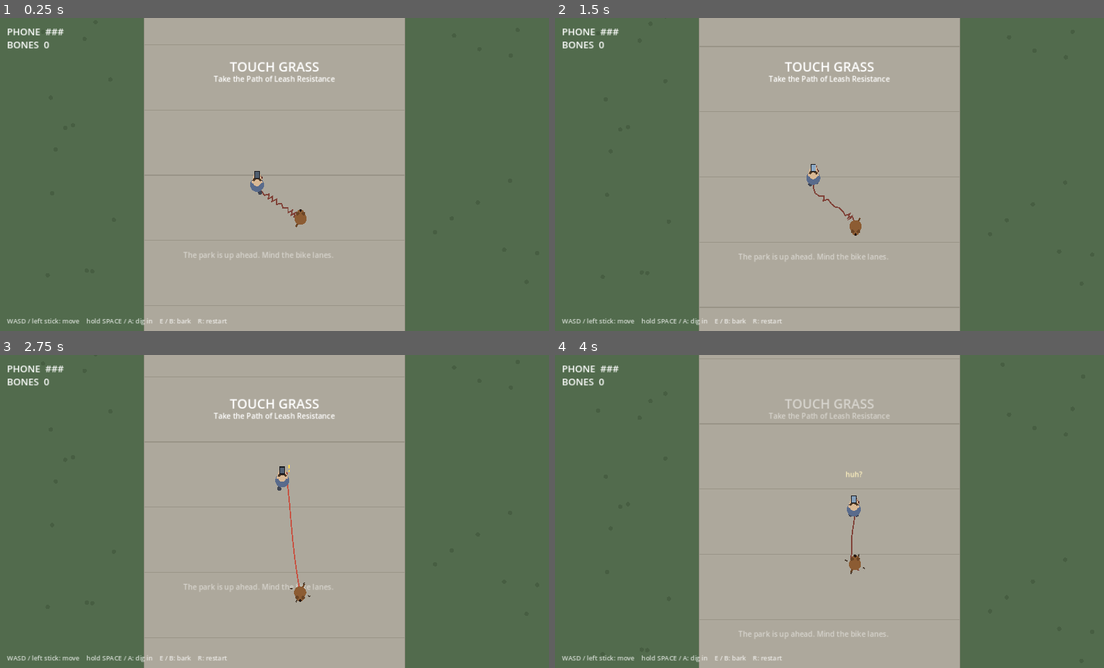
Above: before the commit, frames 1-4 (two rows, left to right).
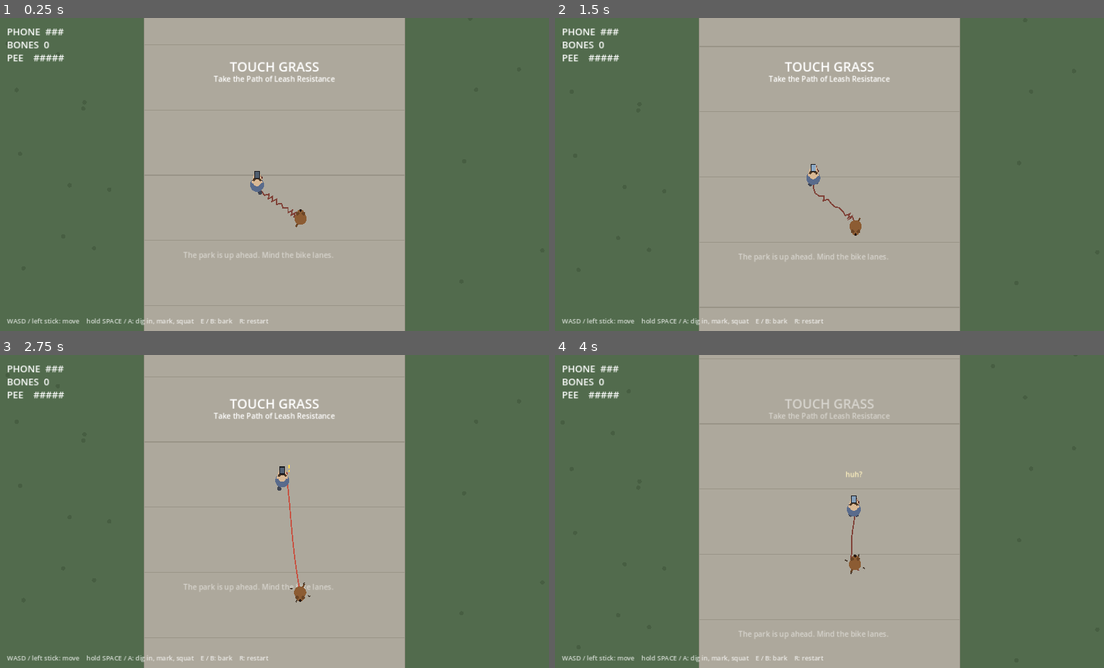
Above: after the commit, the same moments.

Repository: cyanidesayonara/path-of-leash-resistance
Game: Godot game, scene res://main.tscn
The game is run twice, just before and just after one commit, with the same random seed, the same clock (stepped at 60 frames per second) and the same inputs.
Inputs:
- Up to frame 1 (0.25 s): no input
- Up to frame 2 (1.5 s): hold D (move_right) 0.53-1.28 s; hold Space (plant) 0.53-1.28 s; tap E (bark) at 0.6 s; tap Enter at 1.25 s; hold S (move_down) from 1.28 s (still down); tap Space (plant) at 1.35 s
- Up to frame 3 (2.75 s): tap E (bark) at 1.55, 2.1 s; release S (move_down) at 2.03 s; hold D (move_right) from 2.03 s (still down); hold Space (plant) from 2.03 s (still down)
- Up to frame 4 (4 s): release D (move_right) at 2.78 s; release Space (plant) at 2.78 s; hold W (move_up) 2.78-3.53 s; tap Space (plant) at 2.85 s; tap E (bark) at 3.05, 3.6 s; hold A (move_left) from 3.53 s (still down); hold Space (plant) from 3.53 s (still down)

The runs differ from the first frame. In frame 1, 0.2% of the frame differs, in the area x 1-49%, y 11-98%; in frame 2, 0.2%; in frame 3, 0.2%; in frame 4, 0.2%.

Commit message:
whirl v2 with pulley spin-up and bungee release, dogs fall into holes, pee marking and the once-per-walk squat

Diff:
--- a/dog.gd
+++ b/dog.gd
@@ -9,6 +9,9 @@
 var input_active := false
 var dragged := false
 var tumble_t := 0.0
+var hole_cd := 0.0
+var squat_t := 0.0
+var squat_ui := 0.0
 var bark_cd := 0.0
 var bark_anim := 0.0
 var facing := Vector2.UP
@@ -33,6 +36,14 @@
 func tick(delta: float) -> void:
 	bark_cd = maxf(0.0, bark_cd - delta)
 	bark_anim = maxf(0.0, bark_anim - delta)
+	hole_cd = maxf(0.0, hole_cd - delta)
+	if squat_t > 0.0:
+		# answering nature's call: immobile and braced, come what may
+		squat_t -= delta
+		planted = true
+		input_active = false
+		velocity = Vector2.ZERO
+		return
 	if tumble_t > 0.0:
 		tumble_t -= delta
 		planted = false
@@ -74,6 +85,26 @@
 	main.float_text(global_position, "yipe!", Color(1, 0.8, 0.6))
 
 
+func fall_in(center: Vector2) -> void:
+	# open holes are open holes, dogs included
+	if tumble_t > 0.0 or hole_cd > 0.0:
+		return
+	tumble_t = 1.1
+	hole_cd = 2.6
+	global_position = center
+	velocity = Vector2.ZERO
+	main.float_text(center, "oof", Color(1, 0.85, 0.6))
+
+
+func forced_squat(duration: float) -> void:
+	squat_t = duration
+	velocity = Vector2.ZERO
+
+
+func is_tumbling() -> bool:
+	return tumble_t > 0.0
+
+
 func _process(_delta: float) -> void:
 	queue_redraw()
 
@@ -100,3 +131,8 @@
 	if bark_anim > 0.0:
 		var r := (0.35 - bark_anim) / 0.35
 		draw_arc(head_pos + facing * 10.0, 10.0 + r * 34.0, 0, TAU, 24, Color(1, 1, 1, 0.7 * (1.0 - r)), 2.0)
+	if squat_ui > 0.0 or squat_t > 0.0:
+		for i in range(3):
+			draw_circle(Vector2(-8 + i * 8, -26), 2.0, Color(1, 1, 1, 0.7))
+		if squat_ui > 0.0:
+			draw_arc(Vector2.ZERO, 20.0, -PI / 2.0, -PI / 2.0 + TAU * clampf(squat_ui, 0.0, 1.0), 20, Color(1, 0.95, 0.7), 3.0)
--- a/human.gd
+++ b/human.gd
@@ -24,6 +24,9 @@
 var whirl_dir := 1.0
 var whirl_omega := 0.0
 var whirl_angle := 0.0
+var whirl_turns := 0.0
+var whirl_unwound := 0.0
+var whirl_pull := 0.0
 var strain := false
 var wobble_seed := 0.0
 var main: Node2D
@@ -98,14 +101,25 @@
 				state = HState.WALK
 				bubble.visible = false
 		HState.WHIRL:
-			# cartoon tetherball: choreographed accelerating orbit around
-			# the pole. The rope honestly unwinds as they go; main.gd calls
-			# release_whirl() when it runs out (or on timeout here).
-			whirl_omega = minf(whirl_omega + 9.0 * delta, 17.0)
-			whirl_angle += whirl_dir * whirl_omega * delta
+			# cartoon tetherball: choreographed accelerating orbit that
+			# runs for exactly as many turns as the rope was wound (the
+			# rope free-slips along underneath). Pulling harder spins it
+			# up faster - the leash as a pulley.
+			whirl_omega = minf(whirl_omega + (5.0 + whirl_pull * 0.012) * delta, 22.0)
+			whirl_pull *= 0.9
+			var step := whirl_dir * whirl_omega * delta
+			whirl_angle += step
+			whirl_unwound += absf(step)
 			global_position = whirl_pole + Vector2.from_angle(whirl_angle) * 30.0
 			velocity = Vector2.from_angle(whirl_angle + whirl_dir * PI / 2.0) * whirl_omega * 30.0
 			rotation += whirl_dir * whirl_omega * 1.4 * delta
+			if whirl_unwound >= whirl_turns:
+				# release aimed at the dog: hold on (up to one extra lap)
+				# until the tangent swings toward them, then let fly
+				var tangent := Vector2.from_angle(whirl_angle + whirl_dir * PI / 2.0)
+				var aim: Vector2 = (main.dog.global_position - global_position).normalized()
+				if tangent.dot(aim) > 0.75 or whirl_unwound > whirl_turns + TAU:
+					release_whirl()
 			if state_t <= 0.0:
 				release_whirl()
 		_:
@@ -259,15 +273,18 @@
 	return state == HState.WHIRL
 
 
-func start_whirl(pole: Vector2, dir: float) -> void:
+func start_whirl(pole: Vector2, dir: float, turns: float) -> void:
 	if state == HState.WHIRL or state == HState.FALLEN:
 		return
 	state = HState.WHIRL
-	state_t = 2.5
+	state_t = 3.5
 	whirl_pole = pole
 	whirl_dir = dir
+	whirl_turns = clampf(turns, 0.5, 4.0) * TAU
+	whirl_unwound = 0.0
+	whirl_pull = 0.0
 	whirl_angle = (global_position - pole).angle()
-	whirl_omega = clampf(velocity.length() / 30.0, 5.0, 12.0)
+	whirl_omega = clampf(velocity.length() / 30.0, 6.0, 14.0)
 	telegraph_t = 0.0
 	_show_bubble("wheee!")
 
@@ -275,13 +292,28 @@
 func release_whirl() -> void:
 	if state != HState.WHIRL:
 		return
+	# fling toward the pulling dog - fast enough and they sail PAST the
+	# dog, whose turn it then is to get yanked along (the bungee)
+	var tangent := Vector2.from_angle(whirl_angle + whirl_dir * PI / 2.0)
+	var to_dog: Vector2 = main.dog.global_position - global_position
+	var aim := to_dog.normalized() if to_dog.length() > 1.0 else tangent
 	state = HState.STUMBLE
-	state_t = 0.7
+	state_t = 1.0
 	rotation = 0.0
 	bubble.visible = false
-	var speed := minf(whirl_omega * 30.0 * 1.35, 620.0)
-	velocity = Vector2.from_angle(whirl_angle + whirl_dir * PI / 2.0) * speed
+	var speed := clampf(whirl_omega * 30.0 * 1.8, 320.0, 900.0)
+	velocity = (tangent * 0.35 + aim * 0.65).normalized() * speed
 	main.float_text(global_position, "AAAA", Color(1, 0.9, 0.6))
+	main.shake_t = maxf(float(main.shake_t), 0.35)
+
+
+func gross_out() -> void:
+	# reaction to the dog answering nature's call: stops to bag it
+	if state in [HState.FALLEN, HState.WHIRL]:
+		return
+	state = HState.STOPPED
+	state_t = 3.0
+	_show_bubble("gotta bag it...")
 
 
 func notify_strain() -> void:
--- a/leash.gd
+++ b/leash.gd
@@ -24,6 +24,9 @@
 var rest_len := 260.0
 var taut := false
 var contacts := 0
+# while > 0 the rope slides freely on poles (no stick): set during a whirl
+# so the choreographed unwind can never be arrested by rope grip
+var free_slip_t := 0.0
 
 
 func setup(d: Node2D, h: Node2D, pole_list: Array[Vector2], max_len: float) -> void:
@@ -41,13 +44,16 @@
 	return human.global_position + Vector2(9, -16).rotated(human.rotation)
 
 
-func tick(_delta: float) -> void:
+func tick(delta: float) -> void:
 	var seg := rest_len / (N - 1)
+	free_slip_t = maxf(0.0, free_slip_t - delta)
 	# stick-slip: grip the pole at low tension (coils hold, winding
 	# accumulates), slide freely when overstretched (rope slips off
 	# instead of sticking to the pole forever)
 	var stretch_ratio := used_length() / maxf(rest_len, 1.0)
 	var slip := clampf(0.15 + (stretch_ratio - 1.0) * 0.8, 0.15, 1.0)
+	if free_slip_t > 0.0:
+		slip = 1.0
 	for i in range(1, N - 1):
 		var vel := (pts[i] - prev[i]) * 0.94
 		prev[i] = pts[i]
--- a/main.gd
+++ b/main.gd
@@ -46,6 +46,15 @@
 var bones := 0
 var streak := 0
 var phone_hp := 3
+var pee := 1.0
+var marks: Array[Vector2] = []
+var mark_progress := 0.0
+var mark_target := Vector2(INF, INF)
+var poop_state := 0  # 0 not yet, 1 urge, 2 done, 3 forced telegraph, 4 forced squat
+var urge_y := -2000.0
+var urge_timer := 0.0
+var squat_progress := 0.0
+var business_spot := Vector2(INF, INF)
 var elapsed := 0.0
 var frozen := false
 var shake_t := 0.0
@@ -53,6 +62,7 @@
 var hud: CanvasLayer
 var phone_label: Label
 var bones_label: Label
+var pee_label: Label
 var msg_label: Label
 var dim: ColorRect
 var font: Font
@@ -124,6 +134,7 @@
 		poles.append(tb)
 	benches = [Vector2(376, -1300), Vector2(904, -2450), Vector2(376, -3850)]
 	cellars = [Rect2(340, -2750, 62, 88), Rect2(878, -750, 62, 82), Rect2(340, -4550, 62, 88)]
+	urge_y = randf_range(-3200.0, -1500.0)
 	manholes = [
 		Vector2(560, -700), Vector2(760, -950), Vector2(480, -1700),
 		Vector2(700, -2100), Vector2(600, -3100), Vector2(820, -3450),
@@ -211,8 +222,9 @@
 	add_child(hud)
 	phone_label = _hud_label(Vector2(24, 16), 22)
 	bones_label = _hud_label(Vector2(24, 46), 22)
+	pee_label = _hud_label(Vector2(24, 76), 22)
 	var hint := _hud_label(Vector2(24, 686), 15)
-	hint.text = "WASD / left stick: move    hold SPACE / A: dig in    E / B: bark    R: restart"
+	hint.text = "WASD / left stick: move    hold SPACE / A: dig in, mark, squat    E / B: bark    R: restart"
 	hint.modulate.a = 0.75
 	var title := _hud_label(Vector2(0, 90), 30)
 	title.size = Vector2(1280, 40)
@@ -250,6 +262,13 @@
 	phone_label.text = "PHONE  " + "#".repeat(phone_hp) + ".".repeat(3 - phone_hp)
 	var streak_txt := "   STREAK x%d" % streak if streak > 1 else ""
 	bones_label.text = "BONES  %d%s" % [bones, streak_txt]
+	var pips := clampi(int(ceil(pee * 5.0)), 0, 5)
+	var pee_txt := "PEE    " + "#".repeat(pips) + ".".repeat(5 - pips)
+	if poop_state == 1:
+		pee_txt += "    GOTTA GO! find a spot, hold SPACE"
+	elif poop_state >= 3:
+		pee_txt += "    UH OH..."
+	pee_label.text = pee_txt
 
 
 func _physics_process(delta: float) -> void:
@@ -266,6 +285,7 @@
 	_lanes(delta)
 	_hazards(delta)
 	_pickups(delta)
+	_bodily(delta)
 	_check_win()
 	shake_t = maxf(0.0, shake_t - delta * 2.5)
 
@@ -299,6 +319,9 @@
 	if human.is_whirling() and absf(leash.winding()) < 0.15:
 		human.release_whirl()
 	var whirling: bool = human.is_whirling()
+	if whirling:
+		# the choreographed unwind must never be arrested by rope grip
+		leash.free_slip_t = 0.7
 	var used: float = leash.used_length()
 	var excess := used - leash_len
 	leash.taut = excess > 0.0
@@ -318,6 +341,9 @@
 		dog_m *= 2.0
 	var human_m := HUMAN_MASS * (2.0 if human.is_fallen() else 1.0)
 	var tension := minf(LEASH_K * excess, 1600.0) * shield
+	if whirling:
+		# the dog's pulling feeds the whirl's spin-up (pulley)
+		human.whirl_pull = maxf(float(human.whirl_pull), tension)
 	if not whirling:
 		human.velocity += h_dir * (tension / human_m) * delta
 	if not dog.planted:
@@ -355,7 +381,7 @@
 				var spin_dir := -signf(end_wind)
 				if spin_dir == 0.0:
 					spin_dir = 1.0
-				human.start_whirl(wp, spin_dir)
+				human.start_whirl(wp, spin_dir, absf(leash.winding()))
 
 
 func _lanes(delta: float) -> void:
@@ -388,9 +414,13 @@
 	for m in manholes:
 		if human.global_position.distance_to(m) < 26.0:
 			human.fall("manhole")
+		if dog.hole_cd <= 0.0 and dog.global_position.distance_to(m) < 20.0:
+			dog.fall_in(m)
 	for c in cellars:
 		if c.has_point(human.global_position):
 			human.fall("cellar")
+		if dog.hole_cd <= 0.0 and c.has_point(dog.global_position):
+			dog.fall_in(c.get_center())
 
 
 func _pickups(delta: float) -> void:
@@ -410,6 +440,89 @@
 			bones += 1
 			float_text(k.pos, "snack +1", Color(1, 0.95, 0.7))
 			_update_hud()
+
+
+func _bodily(delta: float) -> void:
+	# the life of a dog: marking spots costs pee, and once per walk
+	# nature calls and you must find a moment to squat
+	pee = minf(1.0, pee + 0.02 * delta)
+	var target := _nearest_markable(dog.global_position)
+	if dog.planted and target.x < INF and pee >= 0.33 and not dog.is_tumbling():
+		if target != mark_target:
+			mark_target = target
+			mark_progress = 0.0
+		mark_progress += delta
+		if mark_progress >= 0.7:
+			pee -= 0.33
+			bones += 3
+			marks.append(target)
+			float_text(target, "marked! +3", Color(1, 0.95, 0.7))
+			mark_progress = 0.0
+			mark_target = Vector2(INF, INF)
+	else:
+		mark_progress = 0.0
+		mark_target = Vector2(INF, INF)
+	match poop_state:
+		0:
+			if dog.global_position.y < urge_y:
+				poop_state = 1
+				urge_timer = 35.0
+				float_text(dog.global_position, "uh oh...", Color(1, 0.9, 0.6))
+		1:
+			urge_timer -= delta
+			if dog.planted and not dog.is_tumbling():
+				squat_progress += delta
+				dog.squat_ui = squat_progress / 2.5
+				if squat_progress >= 2.5:
+					_finish_business(true)
+			else:
+				squat_progress = maxf(0.0, squat_progress - delta * 2.0)
+				dog.squat_ui = squat_progress / 2.5
+			if poop_state == 1 and urge_timer <= 0.0:
+				poop_state = 3
+				urge_timer = 1.2
+				float_text(dog.global_position, "UH OH", Color(1, 0.6, 0.5))
+		3:
+			urge_timer -= delta
+			if urge_timer <= 0.0:
+				poop_state = 4
+				dog.forced_squat(2.5)
+		4:
+			if dog.squat_t <= 0.0:
+				_finish_business(false)
+	_update_hud()
+
+
+func _finish_business(voluntary: bool) -> void:
+	poop_state = 2
+	dog.squat_ui = 0.0
+	squat_progress = 0.0
+	business_spot = dog.global_position + Vector2(0, 8)
+	if voluntary:
+		bones += 5
+		float_text(dog.global_position, "relief +5", Color(0.8, 1.0, 0.8))
+	else:
+		float_text(dog.global_position, "couldn't wait", Color(1, 0.8, 0.6))
+	human.gross_out()
+
+
+func _nearest_markable(pos: Vector2) -> Vector2:
+	var best := Vector2(INF, INF)
+	var best_d := 42.0
+	for h in hydrants:
+		var hp: Vector2 = h.pos
+		if not marks.has(hp):
+			var d := pos.distance_to(hp)
+			if d < best_d:
+				best_d = d
+				best = hp
+	for p in poles:
+		if not marks.has(p):
+			var d := pos.distance_to(p)
+			if d < best_d:
+				best_d = d
+				best = p
+	return best
 
 
 func _check_win() -> void:
@@ -572,6 +685,11 @@
 		draw_rect(c, Color(0.1, 0.1, 0.12))
 		draw_rect(Rect2(c.position.x, c.position.y, c.size.x, 6), Color(0.35, 0.28, 0.22))
 		draw_line(c.position + Vector2(c.size.x / 2.0, 0), c.position + Vector2(c.size.x / 2.0, c.size.y), Color(0.3, 0.3, 0.33), 2.0)
+	# marked spots and, discreetly, the business
+	for mk in marks:
+		draw_circle(mk + Vector2(7, 9), 3.0, Color(0.95, 0.88, 0.5, 0.55))
+	if business_spot.x < INF:
+		draw_circle(business_spot, 3.0, Color(0.35, 0.25, 0.15))
 	# park gate
 	draw_rect(Rect2(SIDEWALK_LEFT - 14, GATE_Y - 46, 14, 60), Color(0.35, 0.3, 0.28))
 	draw_rect(Rect2(SIDEWALK_RIGHT, GATE_Y - 46, 14, 60), Color(0.35, 0.3, 0.28))
Not shown, changed: AGENTS.md
Not shown, changed: CHANGELOG.md
Not shown, changed: README.md
